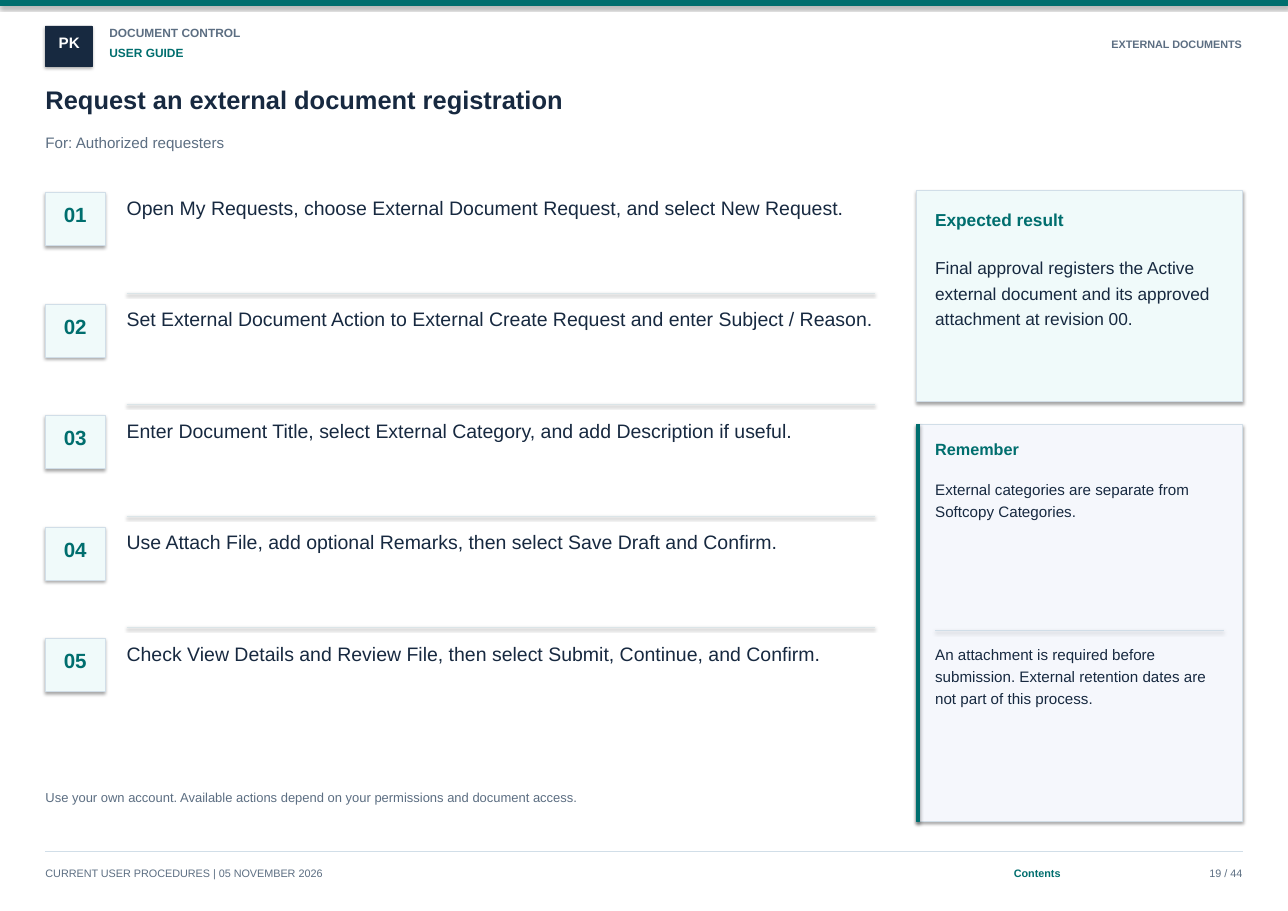
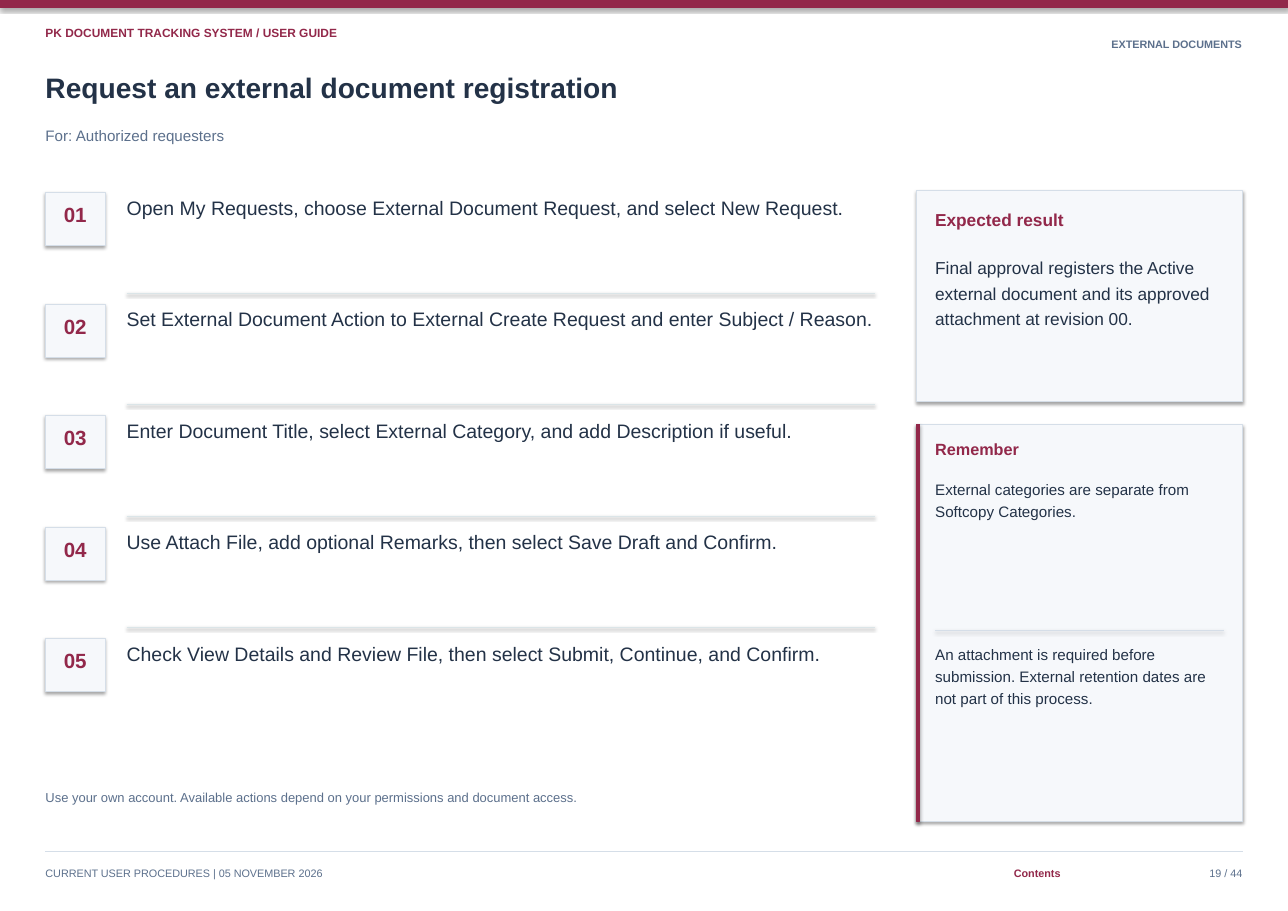
Before and after one commit to curib123/pk_document_tracking_system, a slide deck: slide 19 of docs/system-documentation/PK_DTS_User_Guide.pptx. Drawn at 1288x911 pixels with LibreOffice and Linux fonts; fonts in the diff are those of the drawing. Boxes give left, top, right and bottom in pixels: in the first picture for what was removed or moved away, otherwise in the second. Text is boxed around its words. In the diff, an @@ line names an element or a change of style, - is before the commit and + after.

Commit message:
docs: restore previous burgundy and navy document styling

```diff
--- a/docs/system-documentation/PK_DTS_User_Guide.pptx
+++ b/docs/system-documentation/PK_DTS_User_Guide.pptx
@@ rectangle at bbox=[0, 0, 1288, 8]: fill #006E6E to #92284A; outline #006E6E 1 pt to #92284A 1 pt @@
@@ text at bbox=[45, 28, 337, 37]: text changed; text colour #006E6E to #92284A @@
-USER GUIDE
+PK DOCUMENT TRACKING SYSTEM / USER GUIDE
@@ rectangle removed at bbox=[45, 26, 92, 65] @@
@@ text removed at bbox=[109, 29, 241, 37] @@
-DOCUMENT CONTROL
@@ text removed at bbox=[59, 37, 80, 48] @@
-PK
@@ text "Request an external document registration": place and size @@
-text "Request an external document registration" at bbox=[45, 90, 563, 115]
+text "Request an external document registration" at bbox=[45, 77, 618, 103]
@@ text "Request an external document registration" at bbox=[45, 77, 618, 103]: size 23.5 to 26 pt, text colour #172940 to #233247 @@
@@ text "For: Authorized requesters": place and size @@
-text "For: Authorized requesters" at bbox=[45, 137, 225, 151]
+text "For: Authorized requesters" at bbox=[45, 130, 225, 144]
@@ text "For: Authorized requesters" at bbox=[45, 130, 225, 144]: text colour #5C6E82 to #5C708C @@
@@ fill #F0FAFA to #F6F8FB; outline #D1DEE8 0.65 pt to #D5DEE8 0.65 pt in 6 elements at bbox=[45, 192, 104, 245], bbox=[45, 304, 104, 357], bbox=[45, 415, 104, 468], bbox=[45, 527, 104, 580], bbox=[45, 638, 104, 691], bbox=[916, 190, 1242, 401] @@
@@ rectangle at bbox=[916, 424, 1242, 821]: fill #F5F7FC to #F6F8FB; outline #D1DEE8 0.65 pt to #D5DEE8 0.65 pt @@
@@ rectangle at bbox=[916, 424, 919, 821]: fill #006E6E to #92284A; outline #006E6E 1 pt to #92284A 1 pt @@
@@ text colour #006E6E to #92284A in 8 elements at bbox=[1014, 869, 1061, 877], bbox=[64, 207, 87, 222], bbox=[64, 319, 87, 334], bbox=[64, 430, 87, 446], bbox=[64, 542, 87, 557], bbox=[64, 653, 87, 668], bbox=[935, 213, 1064, 229], bbox=[935, 443, 1019, 455] @@
```
Also in this commit, not shown: 43 other slides changed, 11 other files.
